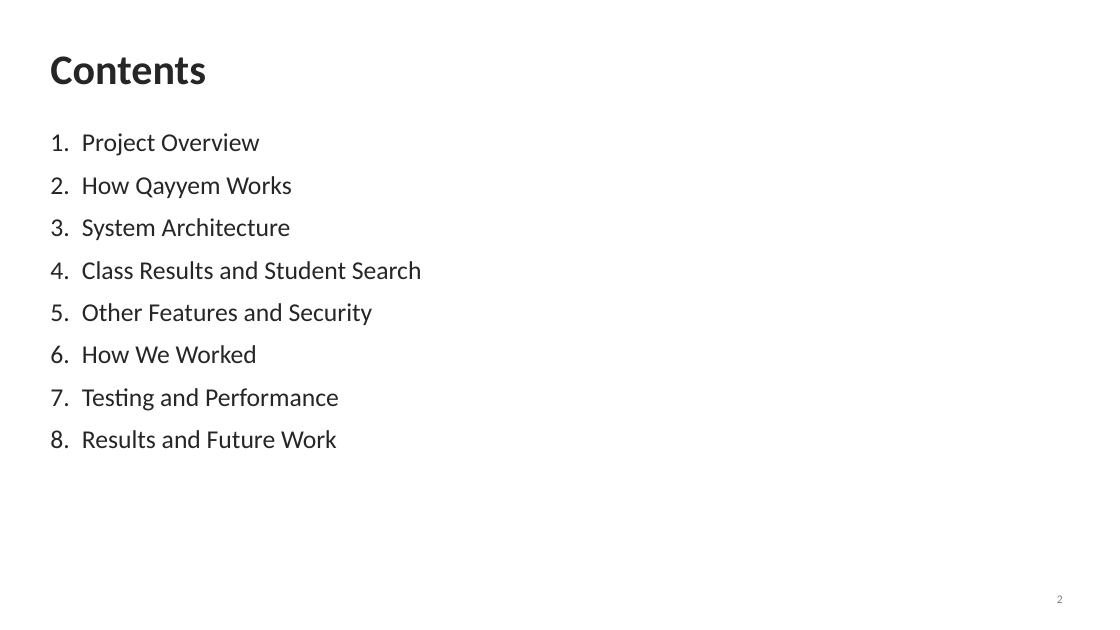
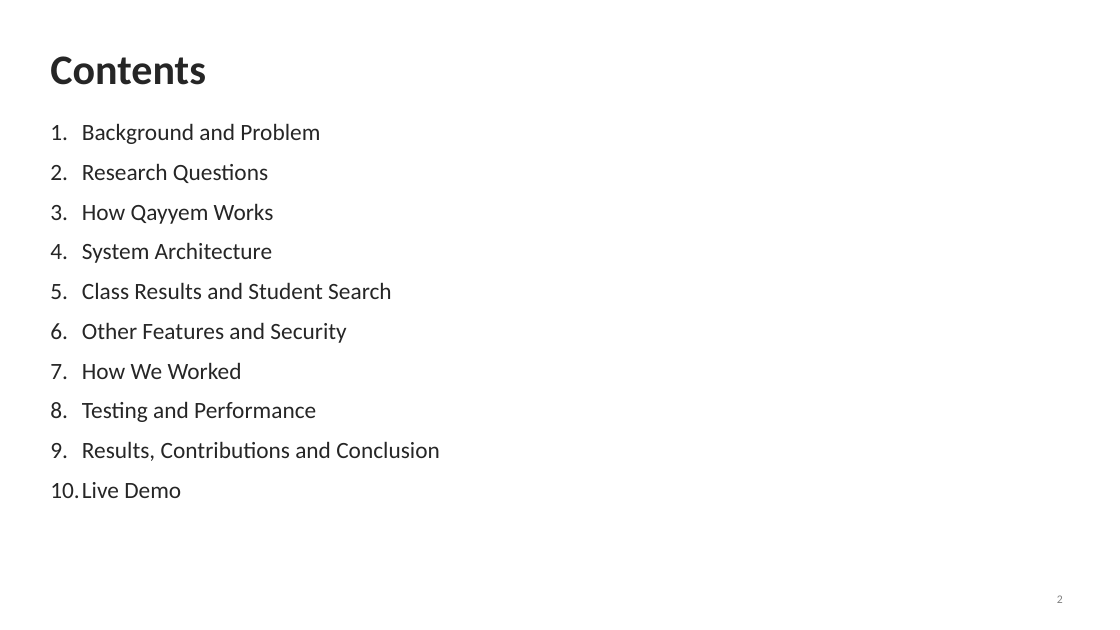
Before and after one commit to saif12ibr-pixel/qayyem, a slide deck: slide 2 of DOCUMENTS/Qayyem_Final_Defense.pptx. Drawn at 1120x630 pixels with LibreOffice and Linux fonts; fonts in the diff are those of the drawing. Boxes give left, top, right and bottom in pixels: in the first picture for what was removed or moved away, otherwise in the second. Text is boxed around its words. In the diff, an @@ line names an element or a change of style, - is before the commit and + after.

```diff
--- a/DOCUMENTS/Qayyem_Final_Defense.pptx
+++ b/DOCUMENTS/Qayyem_Final_Defense.pptx
@@ text "Background and Problem": place and size @@
-text "Background and Problem" at [82,133,422,448]
+text "Background and Problem" at [50,123,440,498]
@@ text at [82,123,320,183]: text changed; size 22 to 20 pt @@
-1. Project Overview
+1. Background and Problem
+2. Research Questions
@@ text at [82,203,391,422]: size 22 to 20 pt in "How Qayyem Works", "System Architecture", "Class Results and Student Search", "Other Features and Security" and 2 more places @@
@@ text at [50,441,440,498]: text changed; size 22 to 20 pt @@
-8. Results and Future Work
+9. Results, Contributions and Conclusion
+10. Live Demo
```
Also in this commit, not shown: 2 other slides changed, 7 slides added, 8 other files.
